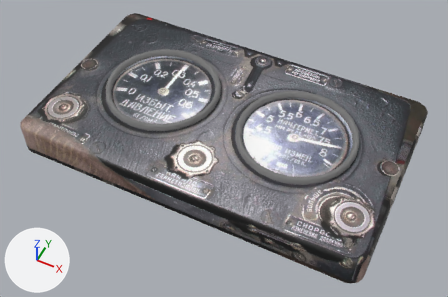
The Blender file Panels/Instruments-3d/nadduv/nadduv.blend as it was, and as the next commit left it.
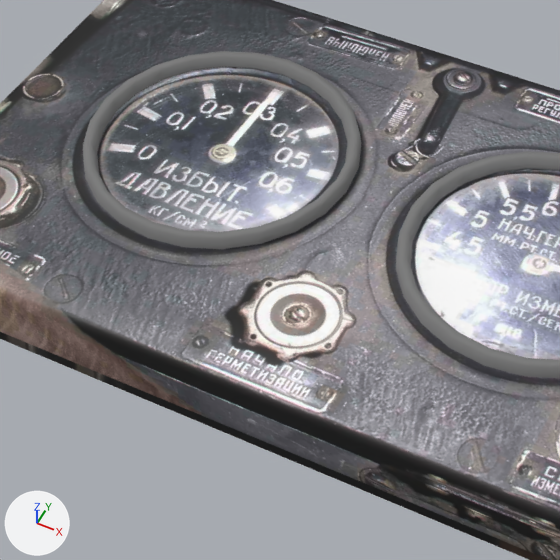
There are two pictures of each version: one whole from a camera (50 mm lens) standing at (0.1237, -0.2502, 0.2995) and looking at (0.0061, -0.015, 0.0055), one close up on the part from 16% to 68% of the width and 9% to 88% of the height. The lights are fixed; the arrows at lower left show +X, +Y and +Z.
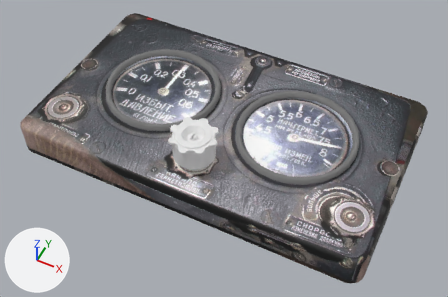
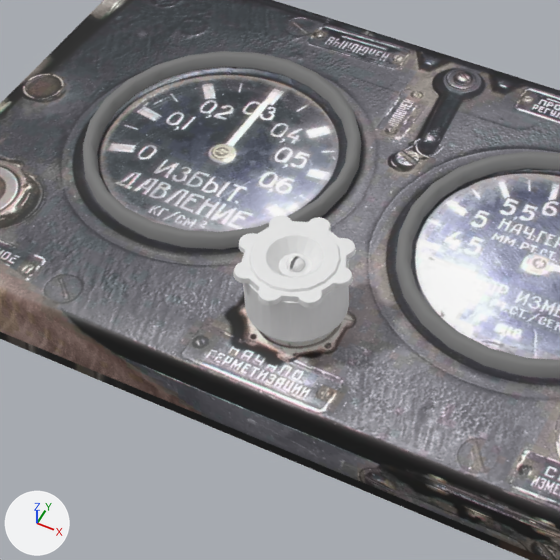
Pixel boxes [x1, y1, x2, y2] of what changed, in the close-ups (560 x 560 px):
'Circle', now drawn
    after: [233, 216, 356, 342]
'Sphere', added
    after: [286, 256, 305, 272]
part 1 of me_circle_008, added
    after: [242, 255, 349, 342]
part 2 of me_circle_008, built on
    after: [233, 216, 356, 308]

Patch to the scene script:
```diff
--- a/Panels/Instruments-3d/nadduv/nadduv.blend.py
+++ b/Panels/Instruments-3d/nadduv/nadduv.blend.py
@@ me_circle_008 @@
 # used by ob_circle; location = (-0.0003, -0.0292, 0.04); scale = (0.00286, 0.00286, 0.00286)
-me_circle_008.from_pydata(...)  # 72 vertices, 0 faces, 65 loose edges; spans x -5.16..5.16, y -9.32..1.0, z 0.0
+me_circle_008.from_pydata(...)  # 305 vertices, 300 faces; spans x -5.26..5.26, y -9.42..1.1, z -5.49..0.22
+# me_circle_008 part 1: a new loose piece of 96 vertices spanning x -4.44..4.44, y -8.61..0.28, z -5.49..-0.5
+# me_circle_008 part 2
+# 65 loose edges are deleted
+# 123 vertices are added at x -5.26..5.18, y -9.42..1.02, z -0.85..0.22
+# 7 new vertices lie (0.39, 0.08, 0.0) away from vertices in x -4.63..3.0, y -9.42..1.02, z -0.5
+# 7 new vertices lie (0.08, -0.39, 0.0) away from vertices in x -4.02..5.18, y -8.4..0.47, z -0.5
+# 236 new faces join them
@@ me_sphere @@
+me_sphere.from_pydata(...)  # 122 vertices, 104 faces; spans x -0.92..0.0, y -1.0..1.0, z -1.0..1.0
@@ ob_sphere @@
+ob_sphere = bpy.data.objects.new('Sphere', me_sphere)
+ob_sphere.location = (-0.0003, -0.0411, 0.0376)
+ob_sphere.rotation_euler = (0.0, 1.571, 0.0)  # degrees (0, 90, 0)
+ob_sphere.scale = (0.00232, 0.00232, 0.00232)
```
